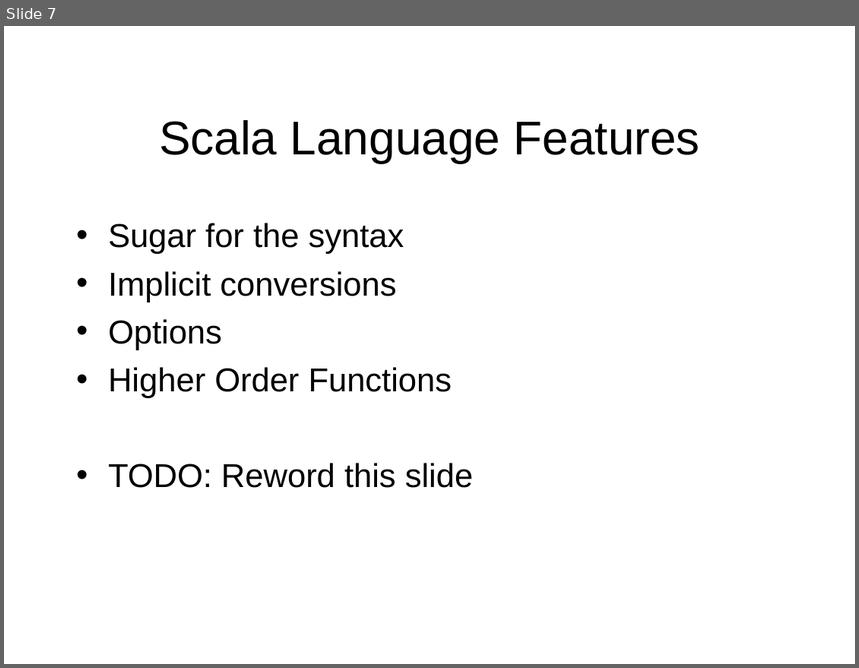
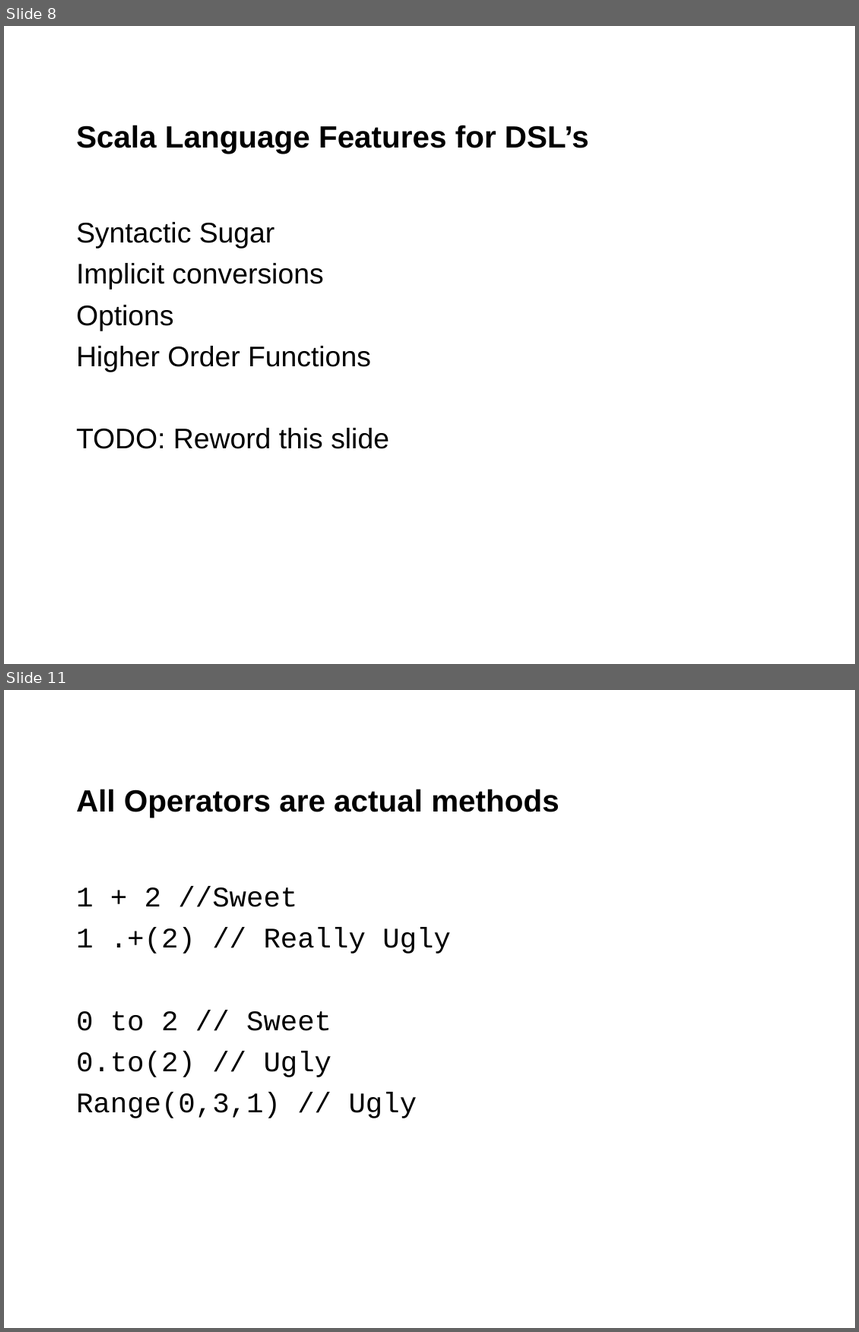
Before and after one commit to jgoodsen/agile2010, a slide deck: dsl.ppt. Shown one above the other, each under a label of ours: slide 7 before the commit, slides 8 and 11 after it; the slides between them are not shown. The pictures are 859x668 and 859x1332 pixels, drawn with LibreOffice and Linux fonts; fonts in the diff are those of the drawing; background and template pictures are left out. Boxes give left, top, right and bottom in pixels: in the first picture for what was removed or moved away, otherwise in the second. Text is boxed around its words. In the diff, an @@ line names an element or a change of style, - is before the commit and + after.

```diff
--- a/dsl.ppt
+++ b/dsl.ppt
@@ slide 11 added at box(4, 690, 855, 1328), background #FFFFFF @@
@@ title added at box(76, 789, 560, 818), 26 pt, text #000000, bold @@
+All Operators are actual methods
@@ text added at box(76, 887, 451, 1119), 24 pt, text #000000 @@
+1 + 2 //Sweet
+1 .+(2) // Really Ugly
+0 to 2 // Sweet
+0.to(2) // Ugly
+Range(0,3,1) // Ugly
@@ what was slide 7 is now slide 8 @@
@@ slide 8 changed as well @@
@@ title at box(76, 125, 589, 154): text changed; size 40 to 26 pt; bold on @@
-Scala Language Features
+Scala Language Features for DSL’s
@@ text at box(76, 222, 275, 249): text changed; size 28 to 24 pt @@
-• Sugar for the syntax
+Syntactic Sugar
@@ text at box(76, 263, 389, 449): size 28 to 24 pt in "Implicit conversions", "Options", "Higher Order Functions", "TODO: Reword this slide"; bullet • to none; less space between paragraphs @@
```
Also in this commit, not shown: 7 other slides changed, 4 other slides added, 1 other file.
